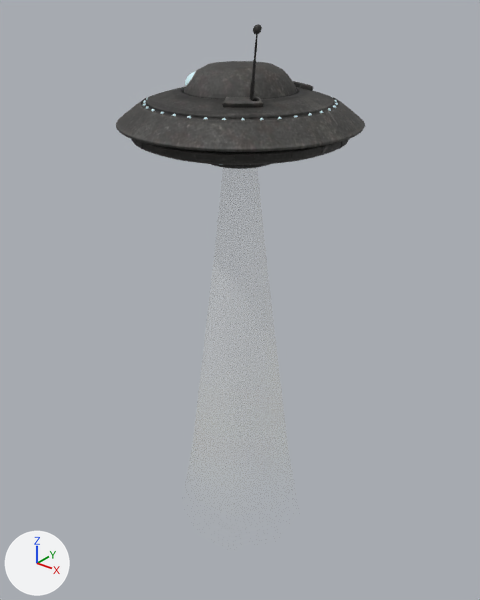
A saved change to the COLLADA model art.scnassets/UFO/UFO.dae.
Rendered twice from a 50 mm lens placed at (0.0675, -0.0842, 0.0542), pointed at (-0.0006, 0.0009, 0.0014). Arrows for +X, +Y and +Z are at lower left; the lights stay in place. Where no turn or scale is listed for an object, it has been applied to the vertices.

Objects in the first picture: 'UFO8'.
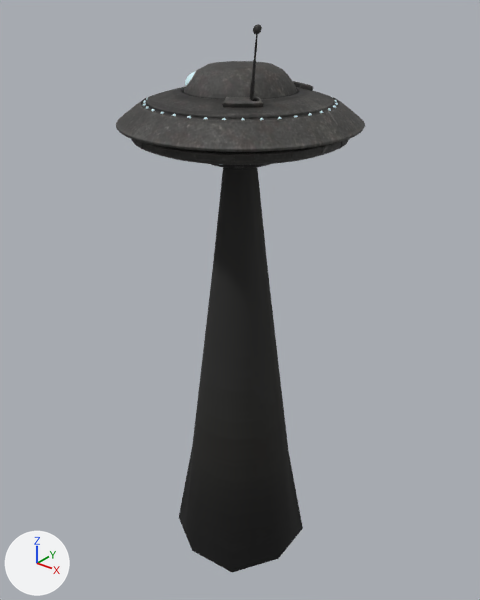
Boxes [x1, y1, x2, y2] around the edits, measured in the pictures (480 x 600 px):
'Flame1', surface changed
    both: [179, 168, 303, 572]

Diff of the bpy script that builds the scene:
```diff
--- a/art.scnassets/UFO/UFO.dae.py
+++ b/art.scnassets/UFO/UFO.dae.py
@@ mat_flame @@
 mat_flame = principled_material('Flame')
-mat_flame.texture = img_flame_color_png  # with its transparency
+mat_flame.texture = img_flame_color_png
 mat_flame.roughness = 0.9
```
